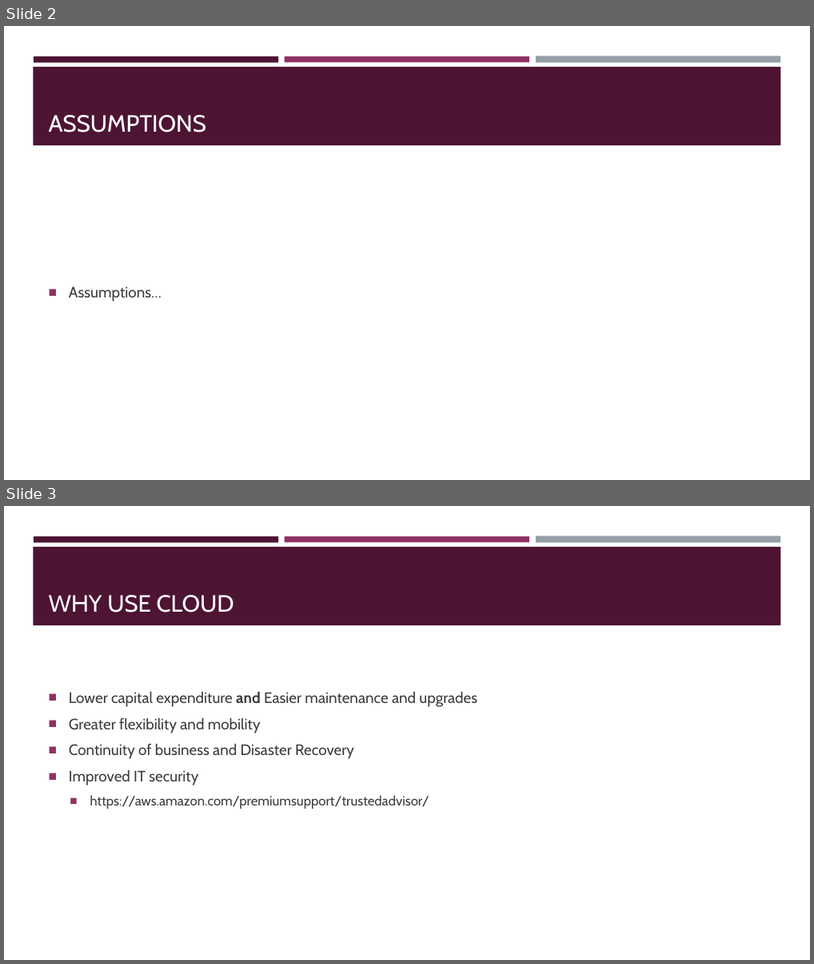
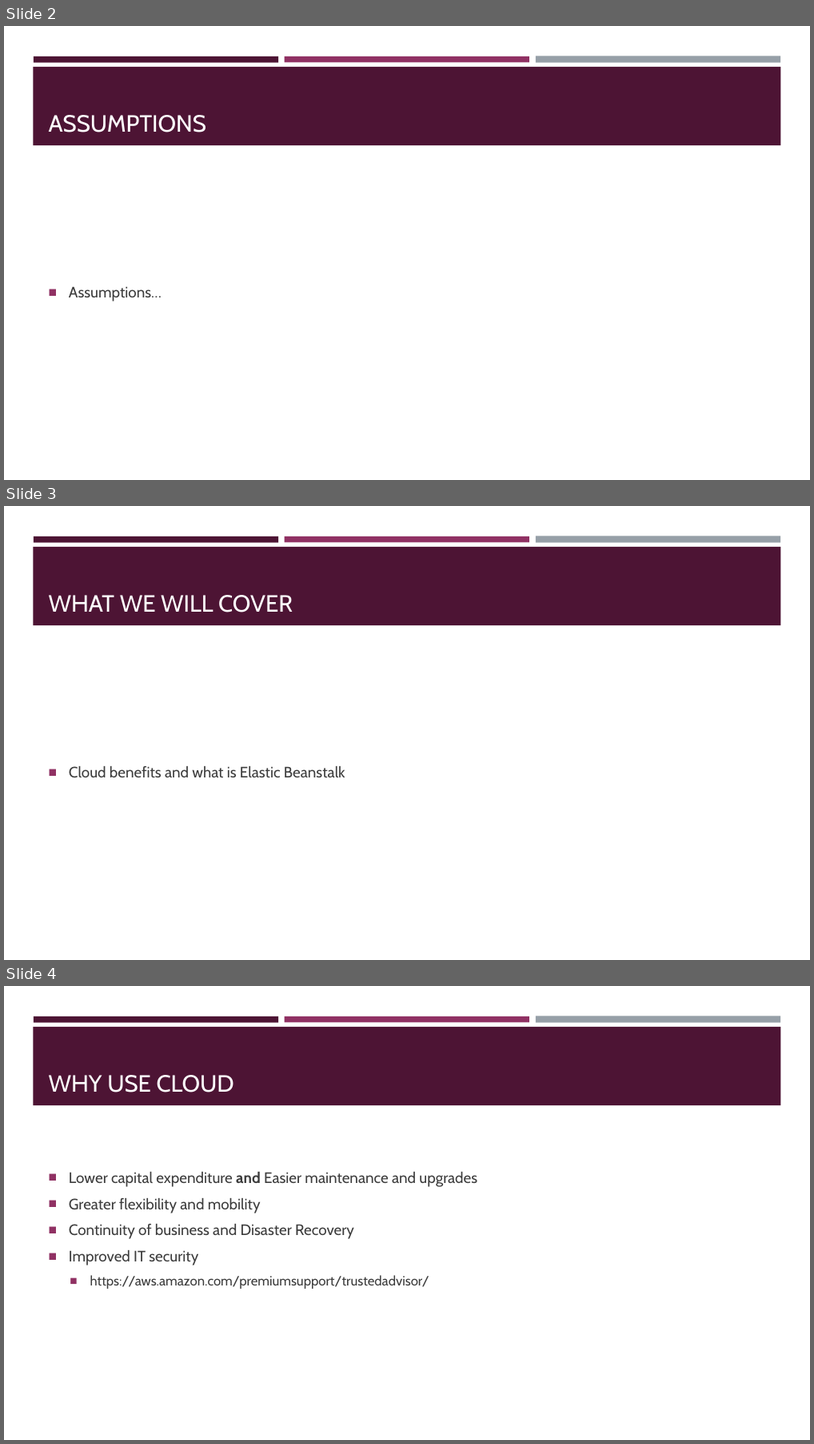
Before and after one commit to lasiewicz/demo, a slide deck: presentation.pptx. Shown one above the other, each under a label of ours: slides 2 and 3 before the commit, slides 2, 3 and 4 after it. The pictures are 814x964 and 814x1444 pixels, drawn with LibreOffice and Linux fonts; fonts in the diff are those of the drawing. Boxes give left, top, right and bottom in pixels: in the first picture for what was removed or moved away, otherwise in the second. Text is boxed around its words. In the diff, an @@ line names an element or a change of style, - is before the commit and + after.

```diff
--- a/presentation.pptx
+++ b/presentation.pptx
@@ slide 3 added at box(4, 506, 810, 960), background #FFFFFF; not listed: 4 template elements that a slide beside it also shows @@
@@ title added at box(49, 595, 293, 612), 28 pt, text #FFFFFF @@
+WHAT WE WILL COVER
@@ text added at box(69, 766, 346, 778), 18 pt, text #3D3D3D @@
+■ Cloud benefits and what is Elastic Beanstalk
@@ what was slide 3 is now slide 4 @@
```
Also in this commit, not shown: 3 slides changed, 4 other slides added, 22 other files.
